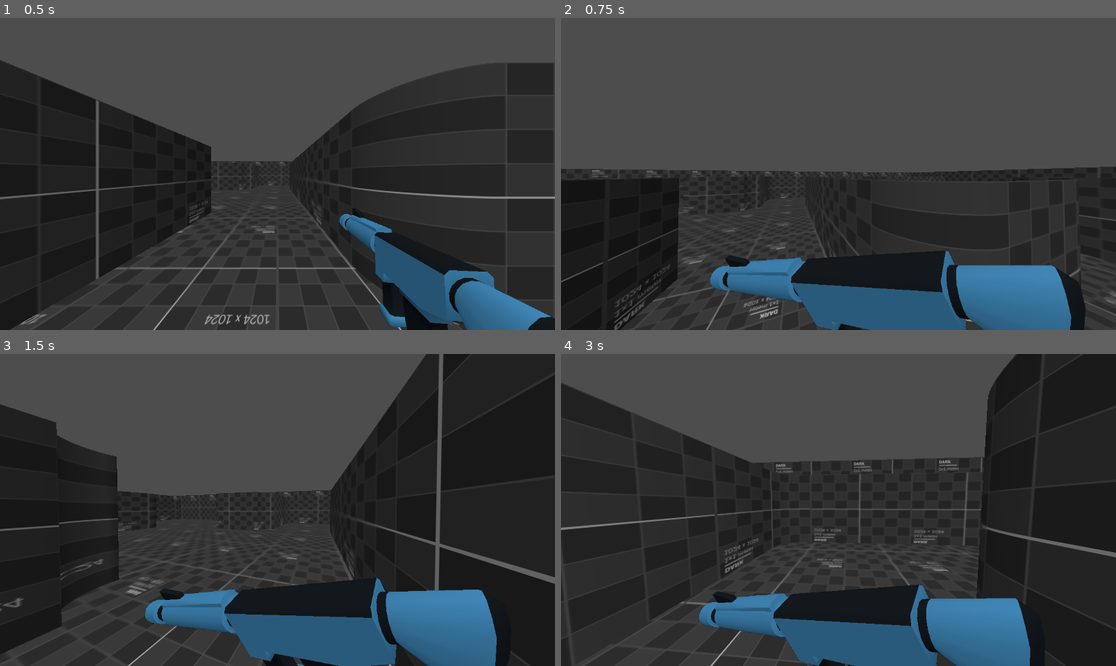
Above: before the commit, frames 1-4 (two rows, left to right).
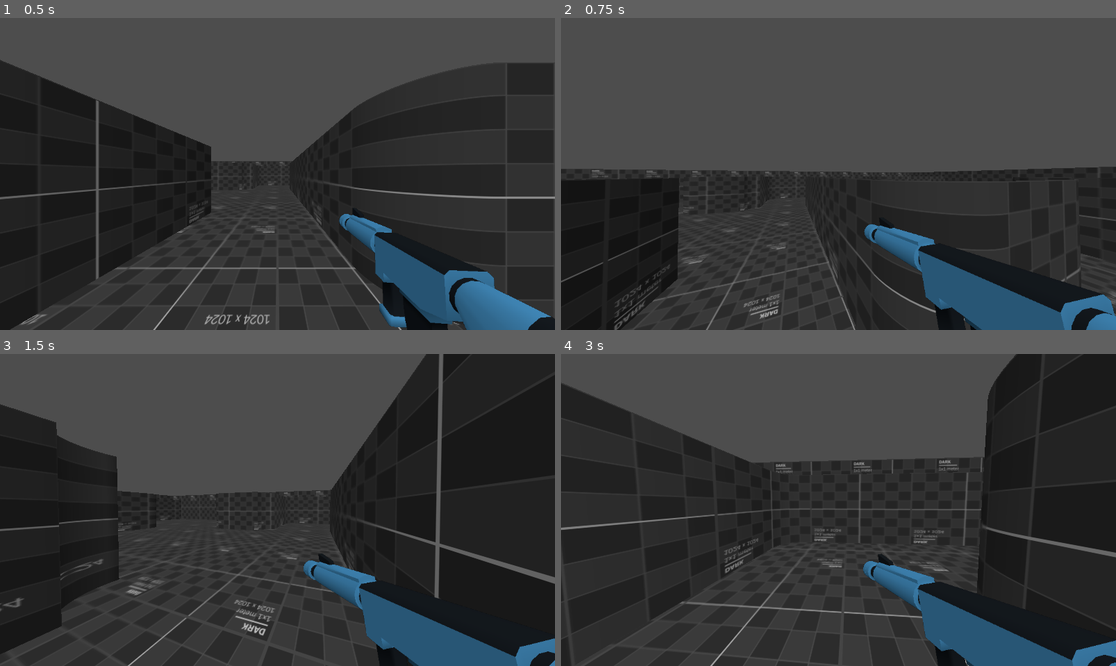
Above: after the commit, the same moments.

Repository: dairycultist/MyTinyGame
Game: Godot game, scene res://world.tscn
The game is run twice, just before and just after one commit, with the same random seed, the same clock (stepped at 60 frames per second) and the same inputs.
Inputs (mouse positions are in pixels of both pictures, inside the frame that each line leads up to):
- Up to frame 1 (0.5 s): no input
- Up to frame 2 (0.75 s): tap Enter (ui_accept) at 0.5 s; move the mouse to (866, 174) at 0.52 s; hold W (walk_up) from 0.53 s (still down); click (866, 174) at 0.67 s
- Up to frame 3 (1.5 s): keep holding W (walk_up); tap Enter (ui_accept) at 0.77 s; move the mouse to (249, 510) at 1.27 s; click (249, 510) at 1.42 s
- Up to frame 4 (3 s): keep holding W (walk_up); tap Enter (ui_accept) at 1.52 s; move the mouse to (849, 503) at 2.02 s; click (849, 503) at 2.17 s; move the mouse to (832, 516) at 2.77 s; click (832, 516) at 2.92 s

Frame 1 is identical in both runs. In frame 2, 12% of the frame differs, in the area x 26-100%, y 66-100%; in frame 3, 12%; in frame 4, 13%, in the area x 24-100%, y 64-100%.

Commit message:
Gun run 3

Diff:
--- a/rifle_animator.gd
+++ b/rifle_animator.gd
@@ -12,15 +12,22 @@
 
 	var run_amount := Input.get_vector("walk_left", "walk_right", "walk_up", "walk_down").normalized().length()
 
-	run_fac = lerp(run_fac, run_amount, delta * 20);
+	var shoot_pos_offset = Vector3.ZERO
+	var run_pos_offset = Vector3(
+		cos(Time.get_ticks_msec() * 0.01) * 0.03,
+		abs(sin(Time.get_ticks_msec() * 0.01) * 0.03),
+		0.0
+	)
+
+	if Input.is_mouse_button_pressed(MOUSE_BUTTON_LEFT):
+		run_fac = 0.0
+		shoot_pos_offset.z = RandomNumberGenerator.new().randf_range(0.0, 0.1)
+
+	run_fac = lerp(run_fac, run_amount, delta * 15);
 
 	position = lerp(
-		SHOOT_POS,
-		RUN_POS + Vector3(
-			cos(Time.get_ticks_msec() * 0.01) * 0.03,
-			abs(sin(Time.get_ticks_msec() * 0.01) * 0.03),
-			0.0
-		),
+		SHOOT_POS + shoot_pos_offset,
+		RUN_POS + run_pos_offset,
 		run_fac
 	)
 	rotation = lerp(SHOOT_ROT, RUN_ROT, run_fac)
